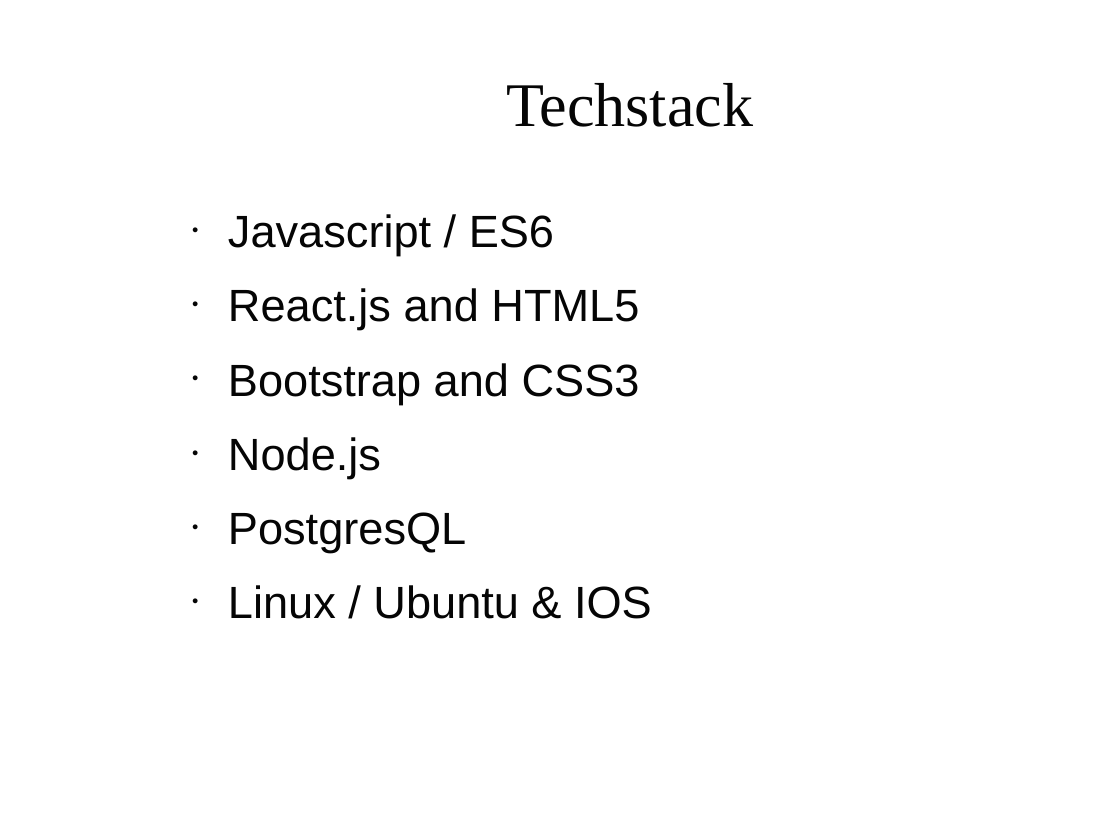
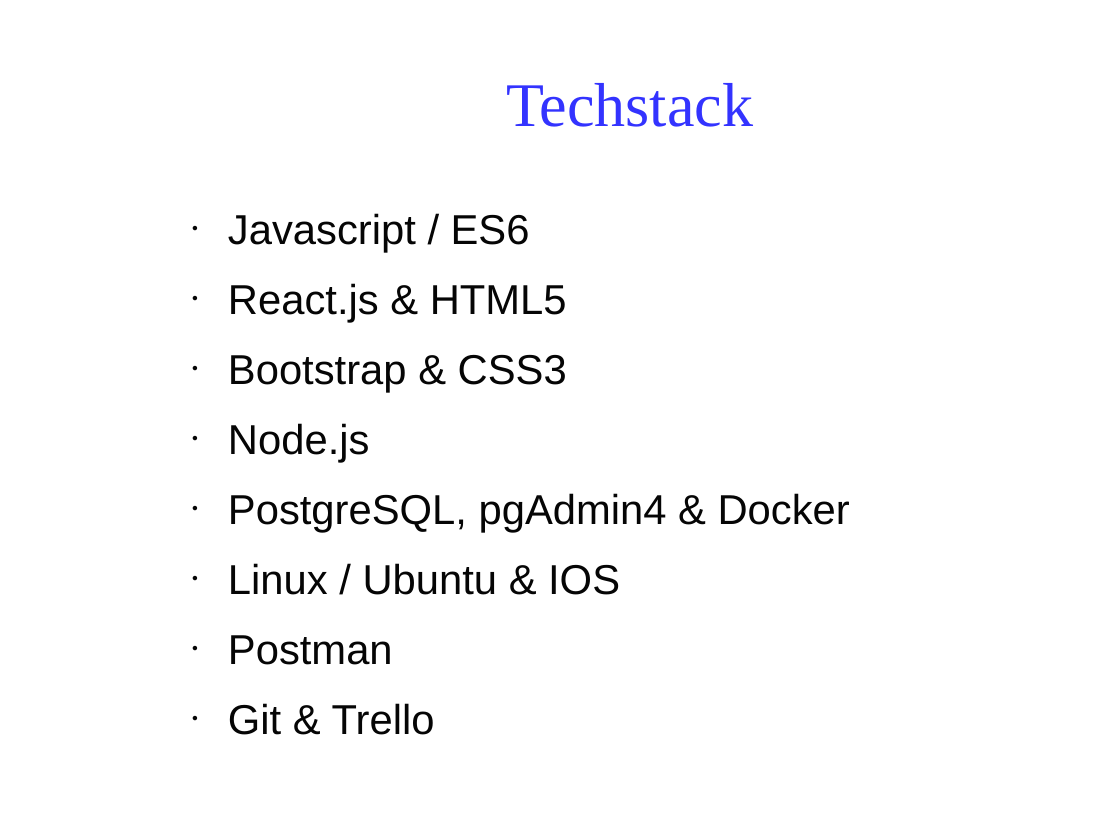
Before and after one commit to Klarala13/collectivity, a slide deck: slide 9 of Presentation/collectivity.odp. Drawn at 1120x840 pixels with LibreOffice and Linux fonts; fonts in the diff are those of the drawing; background and template pictures are left out. Boxes give left, top, right and bottom in pixels: in the first picture for what was removed or moved away, otherwise in the second. Text is boxed around its words. In the diff, an @@ line names an element or a change of style, - is before the commit and + after.

Commit message:
final presentation changes

```diff
--- a/Presentation/collectivity.odp
+++ b/Presentation/collectivity.odp
@@ title "Techstack" at [506, 83, 753, 127]: text colour #050505 to #3333FF @@
@@ text at [228, 213, 620, 595]: size 32 to 29.6 pt in "Javascript / ES6", "Node.js", "Linux / Ubuntu & IOS" @@
@@ text at [228, 283, 567, 393]: text changed; size 32 to 29.6 pt @@
-● React.js and HTML5
-● Bootstrap and CSS3
+● React.js & HTML5
+● Bootstrap & CSS3
@@ text at [228, 493, 850, 533]: text changed; size 32 to 29.6 pt @@
-● PostgresQL
+● PostgreSQL, pgAdmin4 & Docker
@@ text at [228, 635, 435, 735]: paragraphs added @@
+● Postman
+● Git & Trello
```
Also in this commit, not shown: 4 other slides changed, 1 slide added, 2 slides removed, 9 other files.
